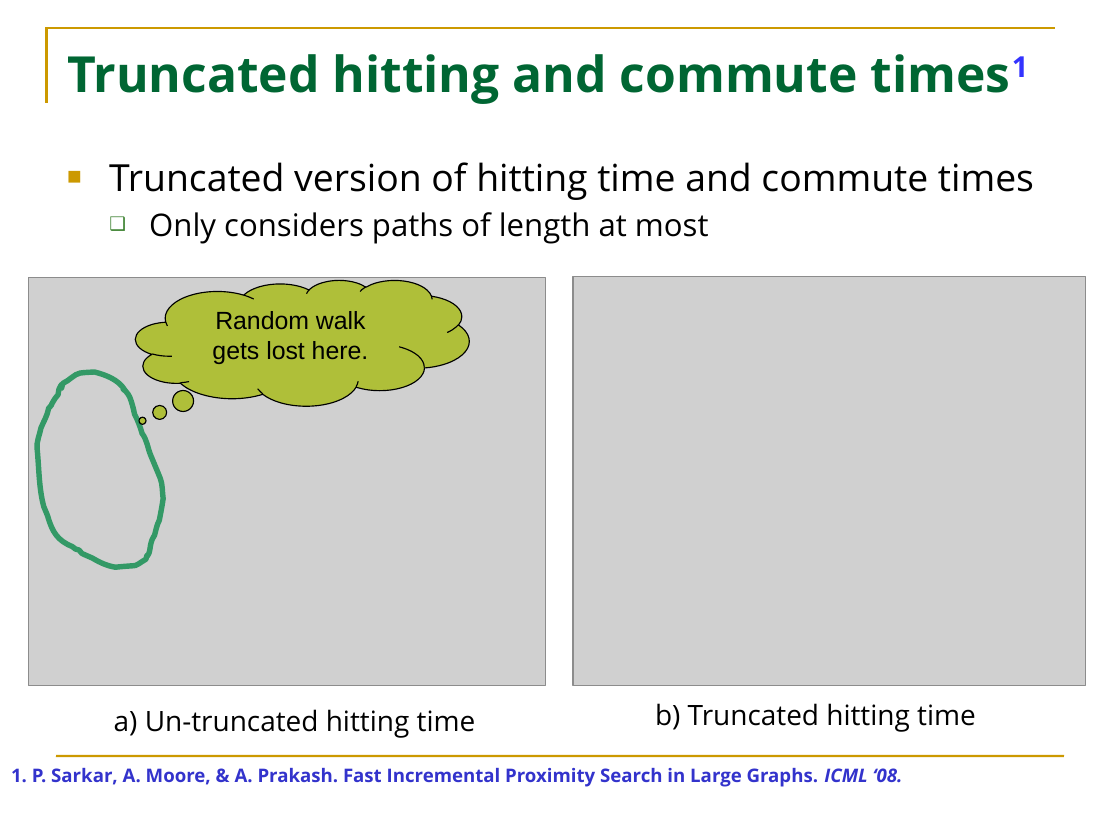
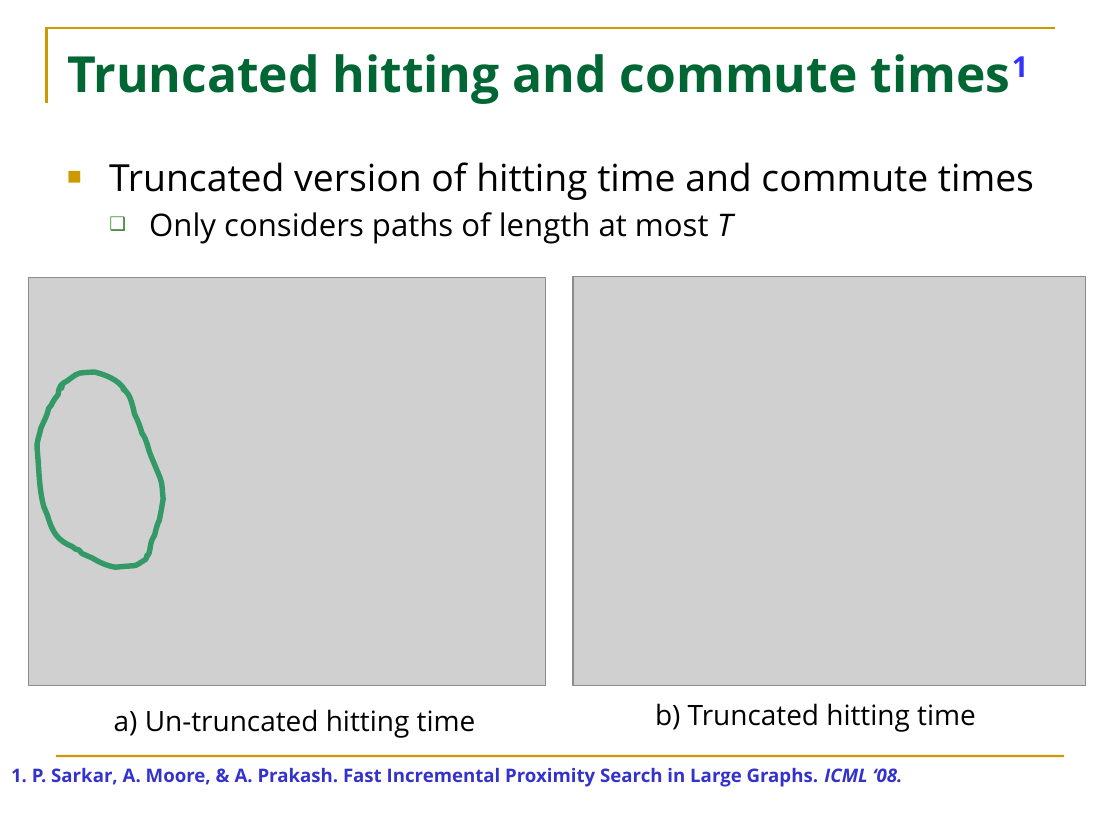
Before and after one commit to HuanSGT/rw-dir-prox, a slide deck: slide 7 of Random Walk based Proximity Measures in Directed Graphs.pptx. Drawn at 1120x840 pixels with LibreOffice and Linux fonts; fonts in the diff are those of the drawing; grey boxes stand for pictures; background and template pictures are left out. Boxes give left, top, right and bottom in pixels: in the first picture for what was removed or moved away, otherwise in the second. Text is boxed around its words. In the diff, an @@ line names an element or a change of style, - is before the commit and + after.

```diff
--- a/Random Walk based Proximity Measures in Directed Graphs.pptx
+++ b/Random Walk based Proximity Measures in Directed Graphs.pptx
@@ text at box(149, 212, 733, 244): text changed @@
-  ❑ Only considers paths of length at most
+  ❑ Only considers paths of length at most T
@@ thought cloud removed at box(136, 280, 469, 405) @@
-Random walk gets lost here.
```
Also in this commit, not shown: 9 other slides changed.
